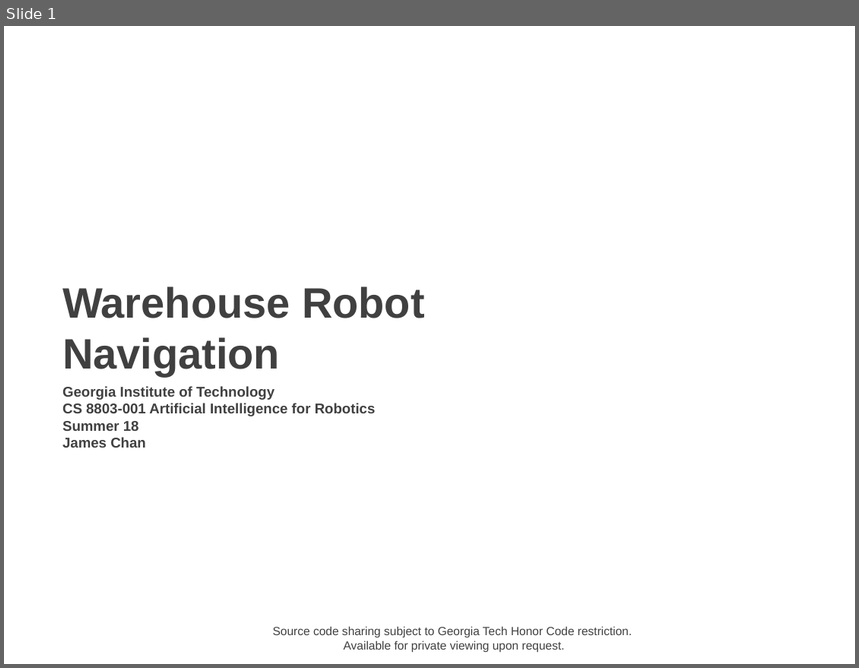
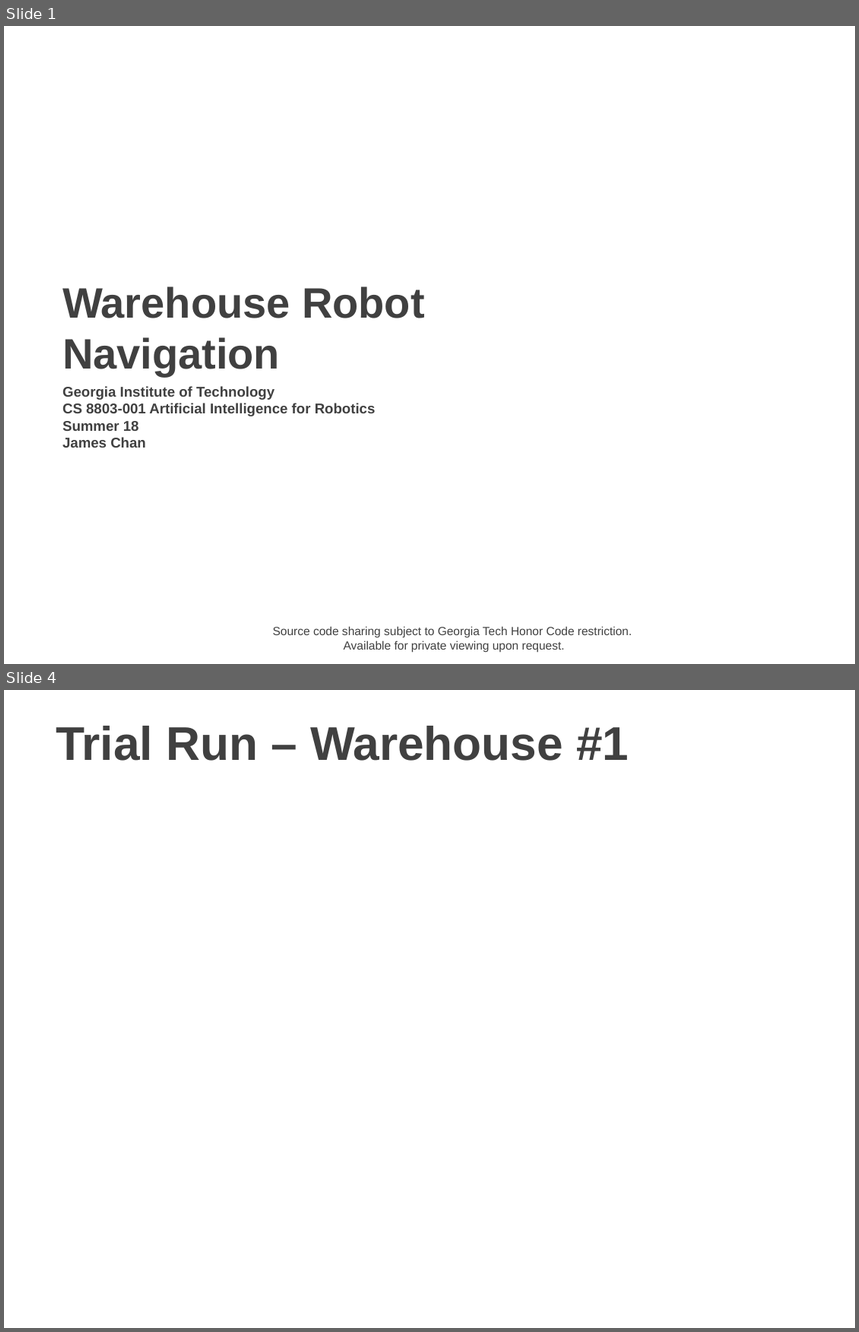
Before and after one commit to jameschanx/Georgia_Tech_School_Projects, a slide deck: Robot Warehouse Navigation - CS8803-001 AI for Robotics.pptx. Shown one above the other, each under a label of ours: slide 1 before the commit, slides 1 and 4 after it; the slides between them are not shown. The pictures are 859x668 and 859x1332 pixels, drawn with LibreOffice and Linux fonts; fonts in the diff are those of the drawing; background and template pictures are left out. Boxes give left, top, right and bottom in pixels: in the first picture for what was removed or moved away, otherwise in the second. Text is boxed around its words. In the diff, an @@ line names an element or a change of style, - is before the commit and + after.

```diff
--- a/Robot Warehouse Navigation - CS8803-001 AI for Robotics.pptx
+++ b/Robot Warehouse Navigation - CS8803-001 AI for Robotics.pptx
@@ slide 4 added at box(4, 690, 855, 1328), background picture (left out) @@
@@ title added at box(56, 726, 629, 761), 40 pt, text #404040, bold @@
+Trial Run – Warehouse #1
```
Also in this commit, not shown: 2 other slides added, 2 slides removed, 1 other file.
